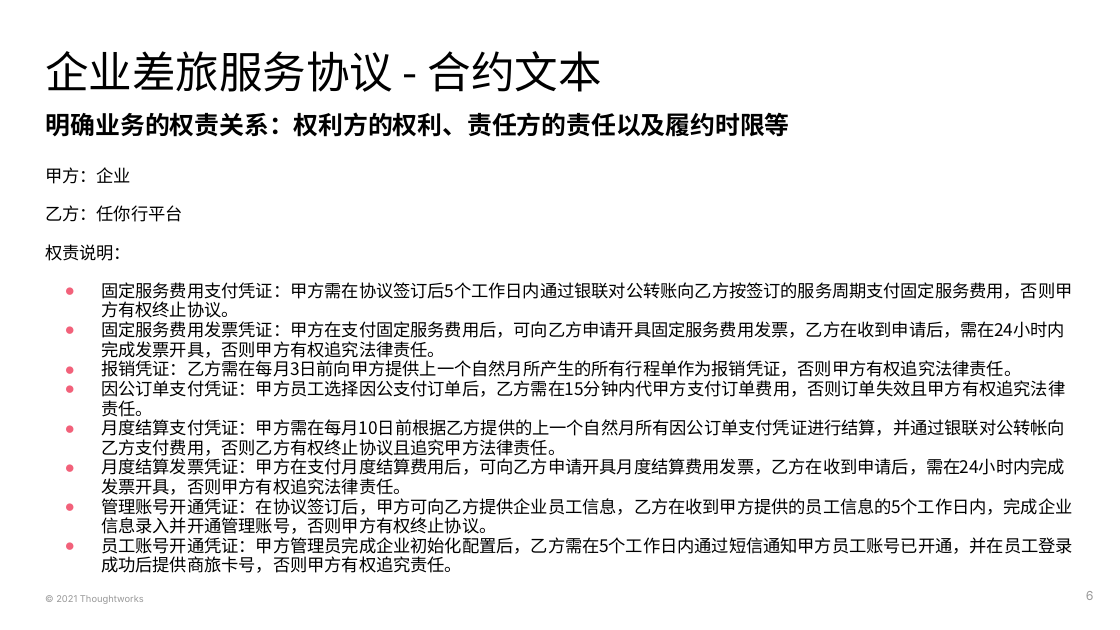
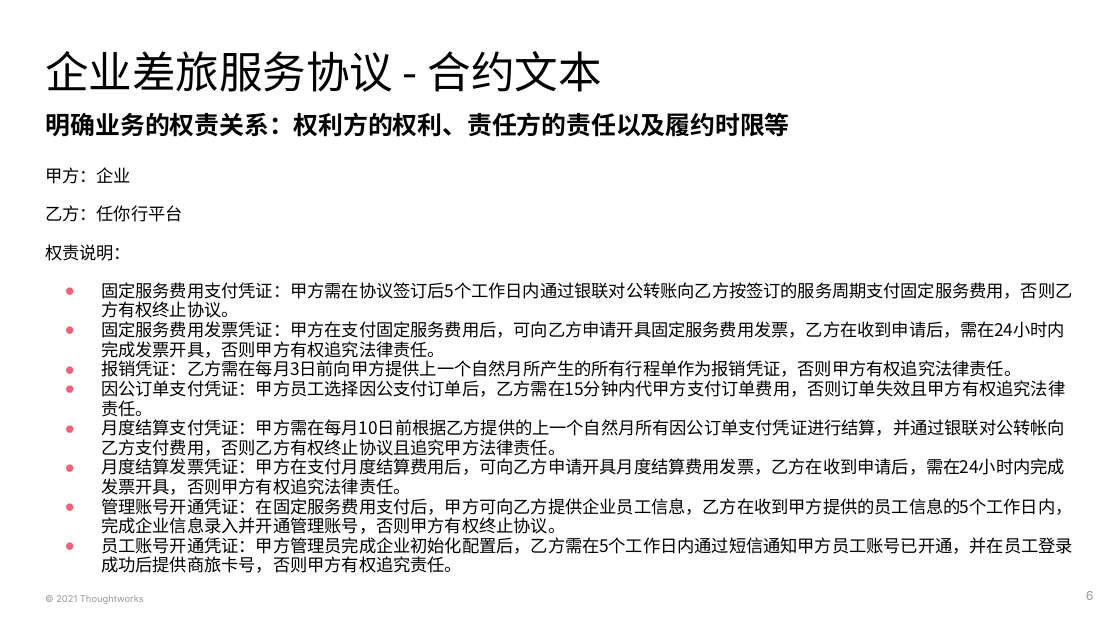
Before and after one commit to deesyx/heima, a slide deck: slide 6 of doc/PS4 黑马考核-项目On-boarding模板-胡炫光.pptx. Drawn at 1120x630 pixels with LibreOffice and Linux fonts; fonts in the diff are those of the drawing. Boxes give left, top, right and bottom in pixels: in the first picture for what was removed or moved away, otherwise in the second. Text is boxed around its words. In the diff, an @@ line names an element or a change of style, - is before the commit and + after.

```diff
--- a/doc/PS4 黑马考核-项目On-boarding模板-胡炫光.pptx
+++ b/doc/PS4 黑马考核-项目On-boarding模板-胡炫光.pptx
@@ text at (x1=101, y1=282, x2=1072, y2=322): text changed @@
-● 固定服务费用支付凭证：甲方需在协议签订后5个工作日内通过银联对公转账向乙方按签订的服务周期⽀付固定服务费⽤，否则甲方有权终止协议。
+● 固定服务费用支付凭证：甲方需在协议签订后5个工作日内通过银联对公转账向乙方按签订的服务周期⽀付固定服务费⽤，否则乙方有权终止协议。
@@ text at (x1=101, y1=498, x2=1072, y2=538): text changed @@
-● 管理账号开通凭证：在协议签订后，甲方可向乙方提供企业员工信息，乙方在收到甲方提供的员工信息的5个工作日内，完成企业信息录入并开通管理账号，否则甲方有权终止协议。
+● 管理账号开通凭证：在固定服务费用支付后，甲方可向乙方提供企业员工信息，乙方在收到甲方提供的员工信息的5个工作日内，完成企业信息录入并开通管理账号，否则甲方有权终止协议。
```
Also in this commit, not shown: 5 other slides changed, 1 slide added, 2 slides removed, 7 other files.
